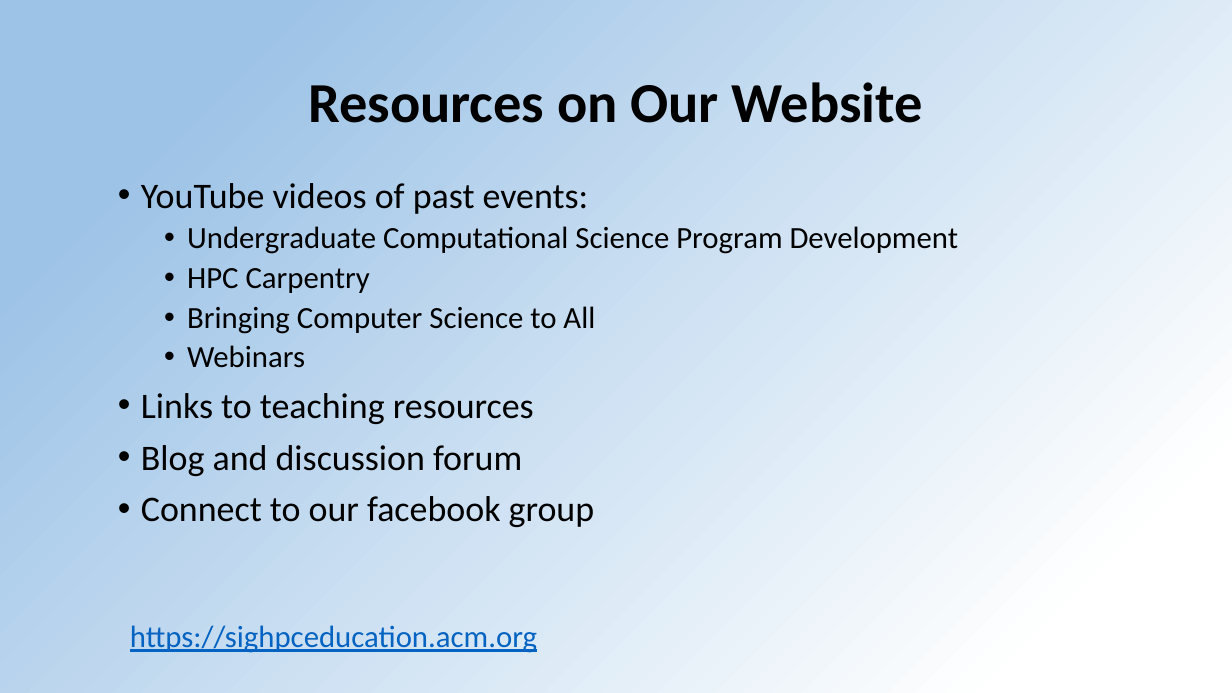
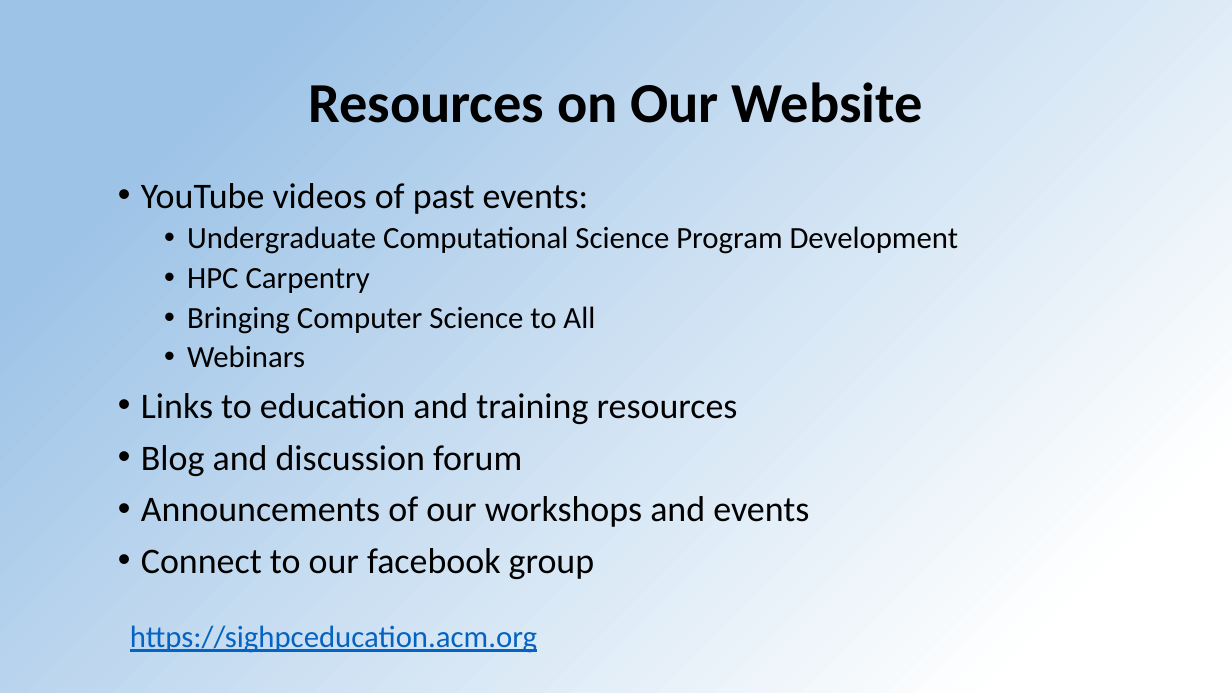
Before and after one commit to HPC-certification-forum/www, a slide deck: slide 4 of data/assets/talks/2020-05/SIGHPC-EduChpt-slides-CertForumWkshp2020.pptx. Drawn at 1232x693 pixels with LibreOffice and Linux fonts; fonts in the diff are those of the drawing; background and template pictures are left out. Boxes give left, top, right and bottom in pixels: in the first picture for what was removed or moved away, otherwise in the second. Text is boxed around its words. In the diff, an @@ line names an element or a change of style, - is before the commit and + after.

Commit message:
Slides / Video links

```diff
--- a/data/assets/talks/2020-05/SIGHPC-EduChpt-slides-CertForumWkshp2020.pptx
+++ b/data/assets/talks/2020-05/SIGHPC-EduChpt-slides-CertForumWkshp2020.pptx
@@ text at (x1=141, y1=393, x2=738, y2=424): text changed @@
-• Links to teaching resources
+• Links to education and training resources
@@ text at (x1=141, y1=496, x2=809, y2=527): paragraph added @@
+• Announcements of our workshops and events
```
Also in this commit, not shown: 4 other slides changed, 5 slides added, 2 other files.
